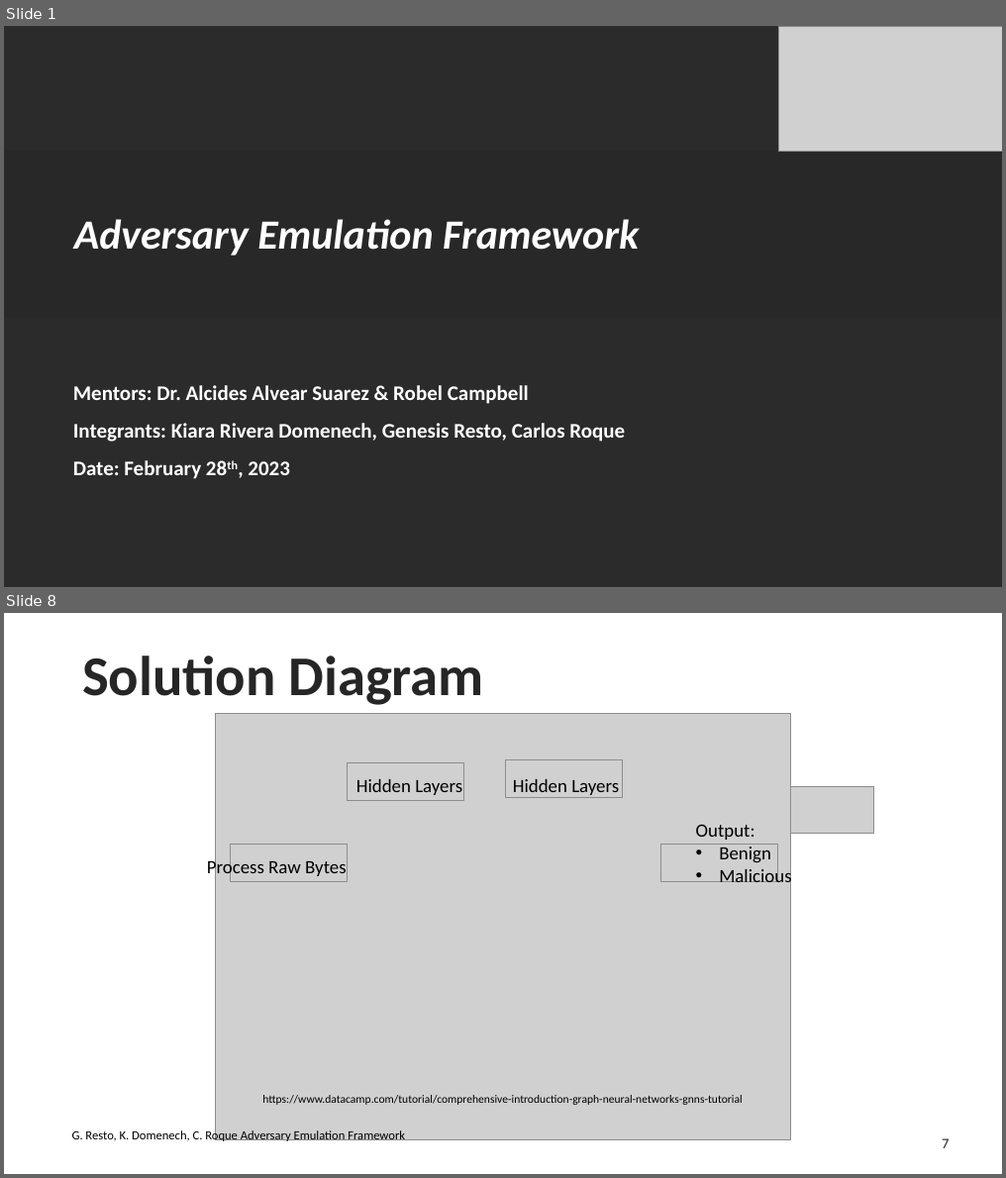
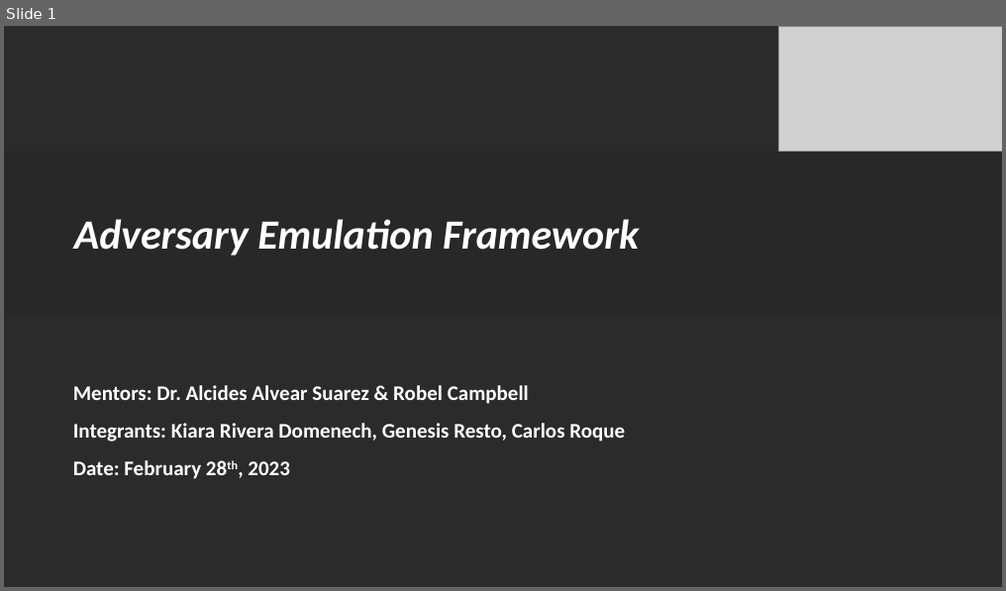
Before and after one commit to racoten/Capstone, a slide deck: Design/Capstone Final Presentation.pptx. Shown one above the other, each under a label of ours: slides 1 and 8 before the commit, slide 1 after it; the slides between them are not shown. The pictures are 1006x1178 and 1006x591 pixels, drawn with LibreOffice and Linux fonts; fonts in the diff are those of the drawing; grey boxes stand for pictures; background and template pictures are left out; a plain dark background stands for a picture behind light text. Boxes give left, top, right and bottom in pixels: in the first picture for what was removed or moved away, otherwise in the second. Text is boxed around its words. In the diff, an @@ line names an element or a change of style, - is before the commit and + after.

```diff
--- a/Design/Capstone Final Presentation.pptx
+++ b/Design/Capstone Final Presentation.pptx
@@ slide 8 removed at box(4, 613, 1002, 1174), background #FFFFFF @@
@@ title removed at box(82, 656, 484, 705) @@
-Solution Diagram
@@ picture removed at box(215, 713, 791, 1140) @@
@@ picture removed at box(506, 760, 623, 797) @@
@@ picture removed at box(347, 762, 463, 800) @@
@@ text removed at box(356, 779, 462, 795) @@
-Hidden Layers
@@ picture removed at box(411, 786, 874, 834) @@
@@ text removed at box(513, 779, 619, 795) @@
-Hidden Layers
@@ picture removed at box(230, 844, 347, 881) @@
@@ picture removed at box(660, 844, 777, 881) @@
@@ text removed at box(696, 824, 791, 887) @@
-Output:
-• Benign
-• Malicious
@@ text removed at box(207, 858, 347, 878) @@
-Process Raw Bytes
@@ text removed at box(262, 1095, 742, 1105) @@
-https://www.datacamp.com/tutorial/comprehensive-introduction-graph-neural-networks-gnns-tutorial
@@ text removed at box(72, 1130, 405, 1144) @@
-G. Resto, K. Domenech, C. Roque Adversary Emulation Framework
@@ text removed at box(942, 1139, 948, 1149) @@
-7
```
Also in this commit, not shown: 5 slides changed, 7 slides added, 10 other slides removed, 7 other files.
